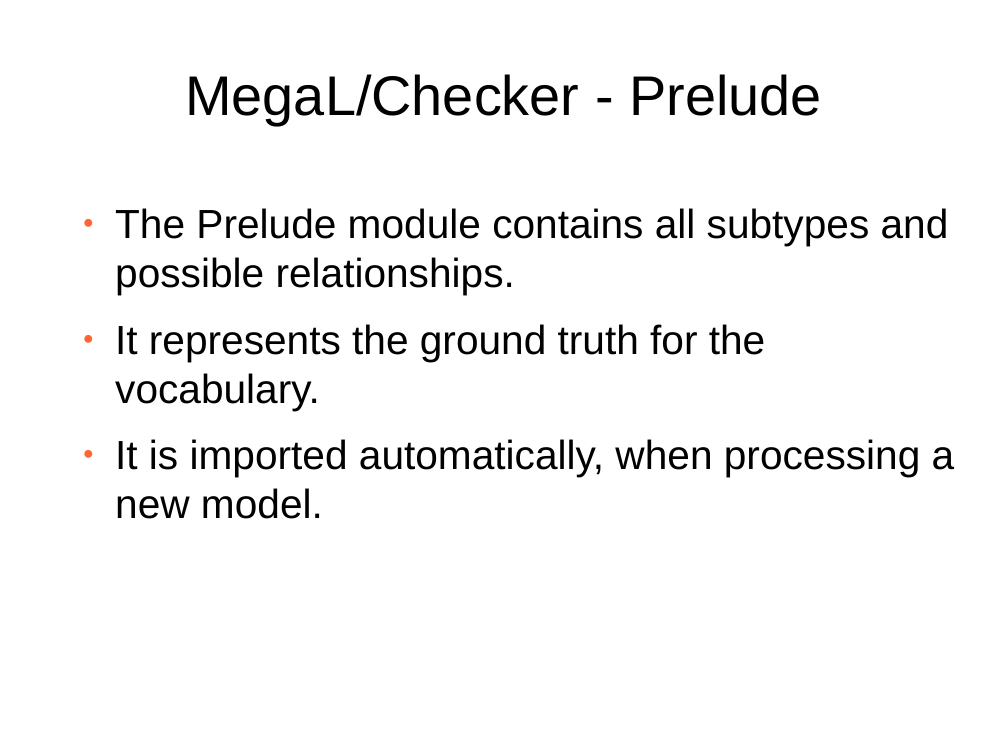
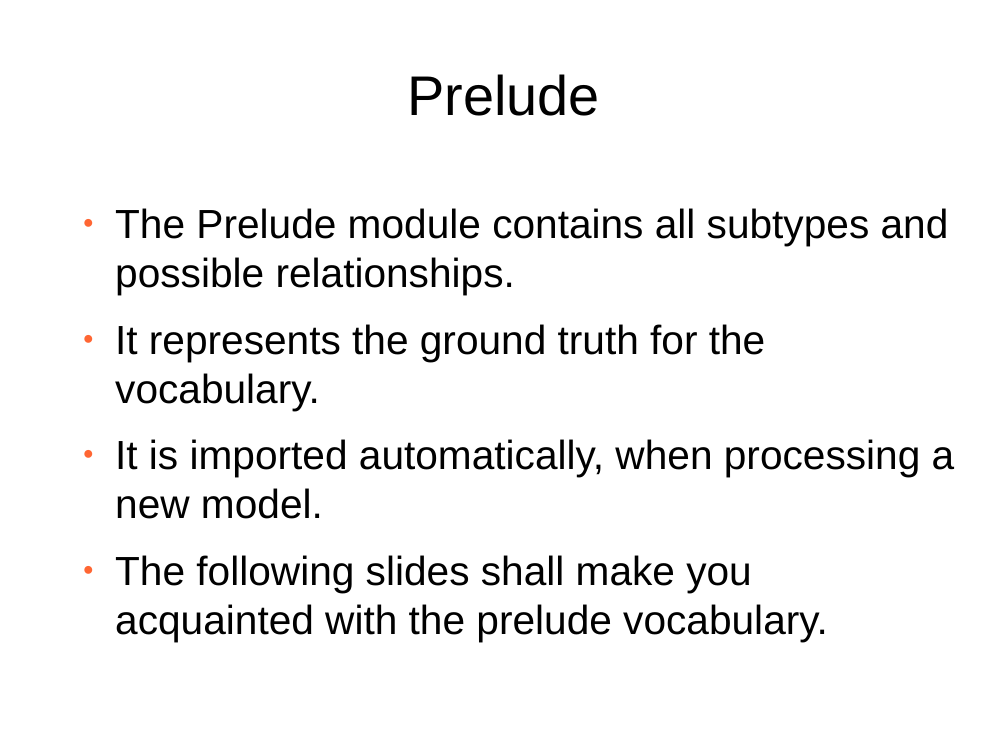
Before and after one commit to softlang/megalib, a slide deck: slide 10 of docs/LanguageDescription.odp (slide 8 before the commit). Drawn at 1008x756 pixels with LibreOffice and Linux fonts; fonts in the diff are those of the drawing; background and template pictures are left out. Boxes give left, top, right and bottom in pixels: in the first picture for what was removed or moved away, otherwise in the second. Text is boxed around its words. In the diff, an @@ line names an element or a change of style, - is before the commit and + after.

```diff
--- a/docs/LanguageDescription.odp
+++ b/docs/LanguageDescription.odp
@@ title at (408,74,600,116): text changed @@
-MegaL/Checker - Prelude
+Prelude
@@ text at (115,555,828,641): paragraph added @@
+● The following slides shall make you acquainted with the prelude vocabulary.
```
Also in this commit, not shown: 35 other slides changed, 14 slides added, 4 slides removed, 2 other files.
